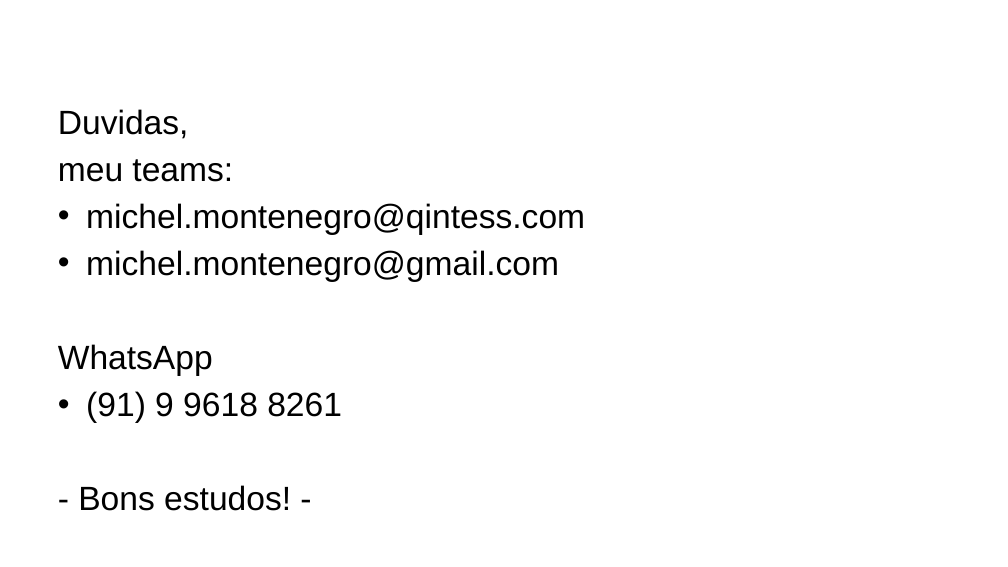
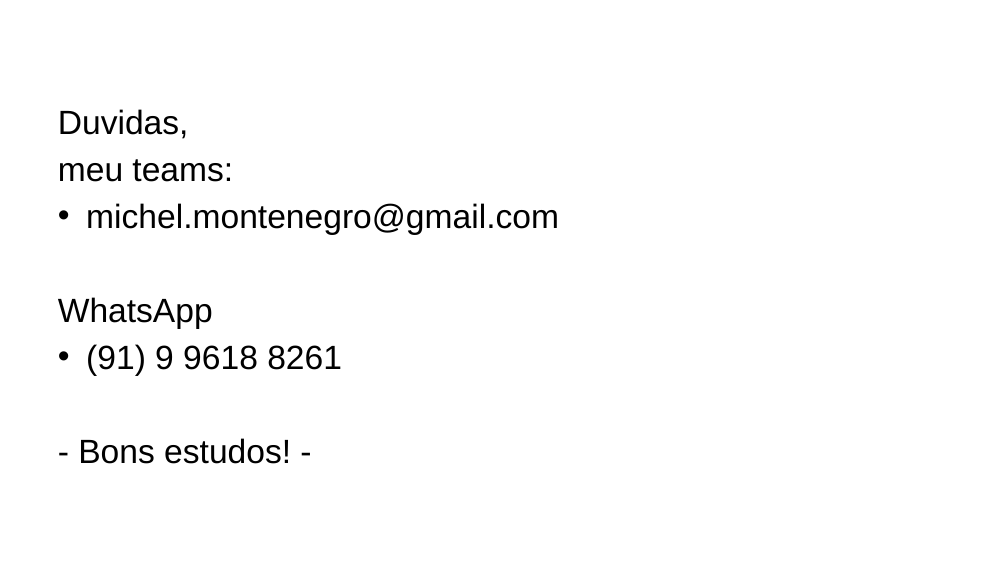
Before and after one commit to michelmontenegro/projeto, a slide deck: slide 16 of src/main/resources/static/ArquiteturaProjeto/ArquiteturaModeloProjetoSpringBoot.pptx (slide 15 before the commit). Drawn at 1008x567 pixels with LibreOffice and Linux fonts; fonts in the diff are those of the drawing; background and template pictures are left out. Boxes give left, top, right and bottom in pixels: in the first picture for what was removed or moved away, otherwise in the second. Text is boxed around its words. In the diff, an @@ line names an element or a change of style, - is before the commit and + after.

```diff
--- a/src/main/resources/static/ArquiteturaProjeto/ArquiteturaModeloProjetoSpringBoot.pptx
+++ b/src/main/resources/static/ArquiteturaProjeto/ArquiteturaModeloProjetoSpringBoot.pptx
@@ text at <box>86,203,585,235</box>: paragraph removed @@
-• michel.montenegro@qintess.com
```
Also in this commit, not shown: 2 other slides changed, 1 slide added, 1 other file.
